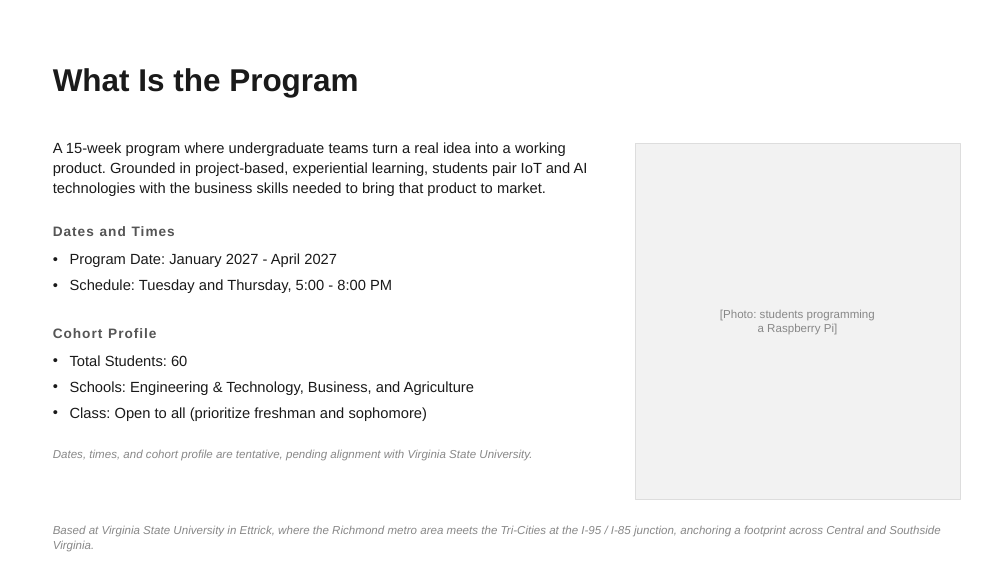
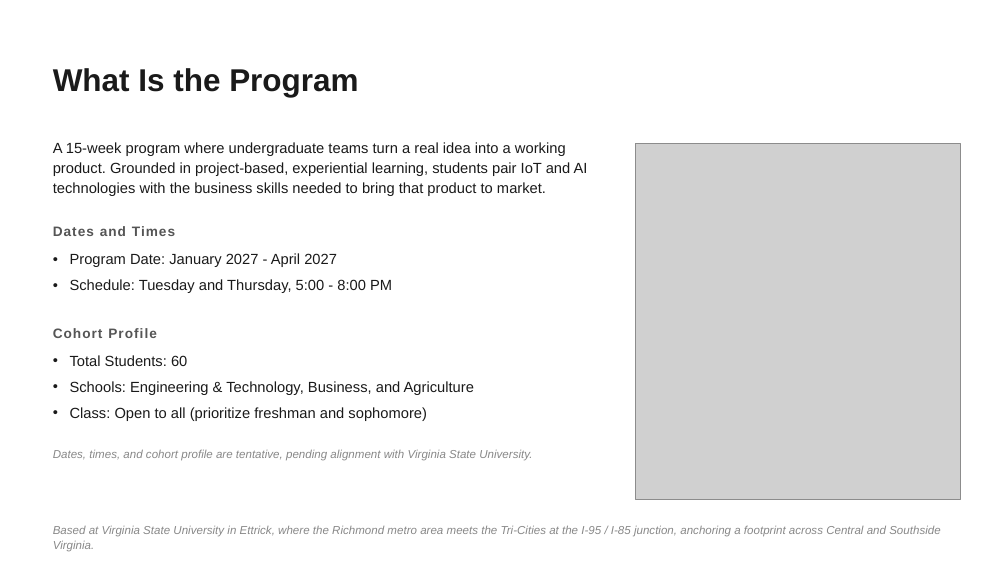
Before and after one commit to voltpop/VSU_IoT_Course, a slide deck: slide 5 of Files/Regional-Economic-Development-Deck.pptx. Drawn at 1008x567 pixels with LibreOffice and Linux fonts; fonts in the diff are those of the drawing; grey boxes stand for pictures. Boxes give left, top, right and bottom in pixels: in the first picture for what was removed or moved away, otherwise in the second. Text is boxed around its words. In the diff, an @@ line names an element or a change of style, - is before the commit and + after.

```diff
--- a/Files/Regional-Economic-Development-Deck.pptx
+++ b/Files/Regional-Economic-Development-Deck.pptx
@@ rectangle removed at box(635, 144, 960, 499) @@
@@ picture added at box(635, 144, 960, 499) @@
@@ text removed at box(720, 310, 875, 334) @@
-[Photo: students programming
-a Raspberry Pi]
```
Also in this commit, not shown: 8 other slides changed, 1 other file.
